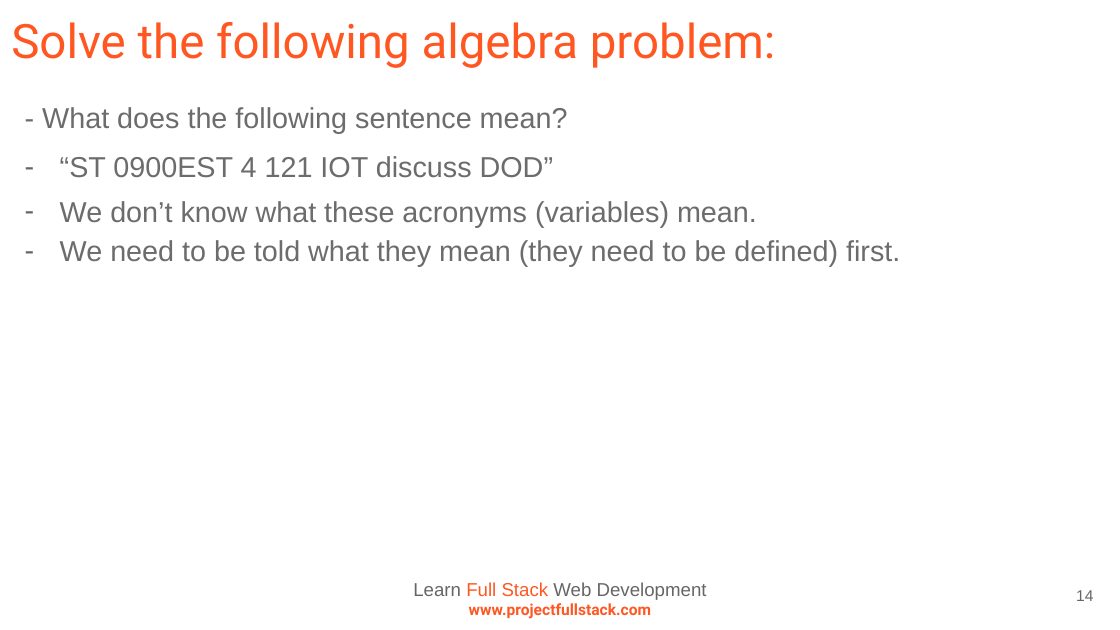
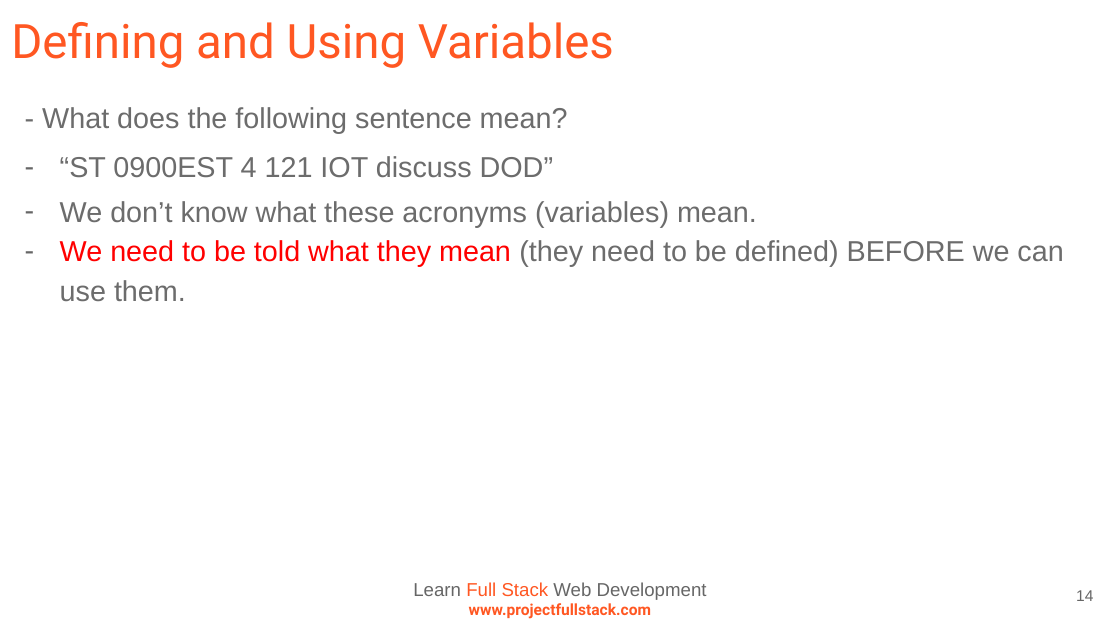
Before and after one commit to ProjectFullStack/Learn-To-Program-Python3, a slide deck: slide 14 of presentations/powerpoints/4_data_types_and_variables.pptx. Drawn at 1120x630 pixels with LibreOffice and Linux fonts; fonts in the diff are those of the drawing. Boxes give left, top, right and bottom in pixels: in the first picture for what was removed or moved away, otherwise in the second. Text is boxed around its words. In the diff, an @@ line names an element or a change of style, - is before the commit and + after.

Commit message:
fixing slide titles on presentation 4

```diff
--- a/presentations/powerpoints/4_data_types_and_variables.pptx
+++ b/presentations/powerpoints/4_data_types_and_variables.pptx
@@ title at (x1=11, y1=22, x2=614, y2=68): text changed @@
-Solve the following algebra problem:
+Defining and Using Variables
@@ text at (x1=60, y1=240, x2=1063, y2=301): text changed @@
-– We need to be told what they mean (they need to be defined) first.
+– We need to be told what they mean (they need to be defined) BEFORE we can use them.
```
Also in this commit, not shown: 1 other slide changed.
